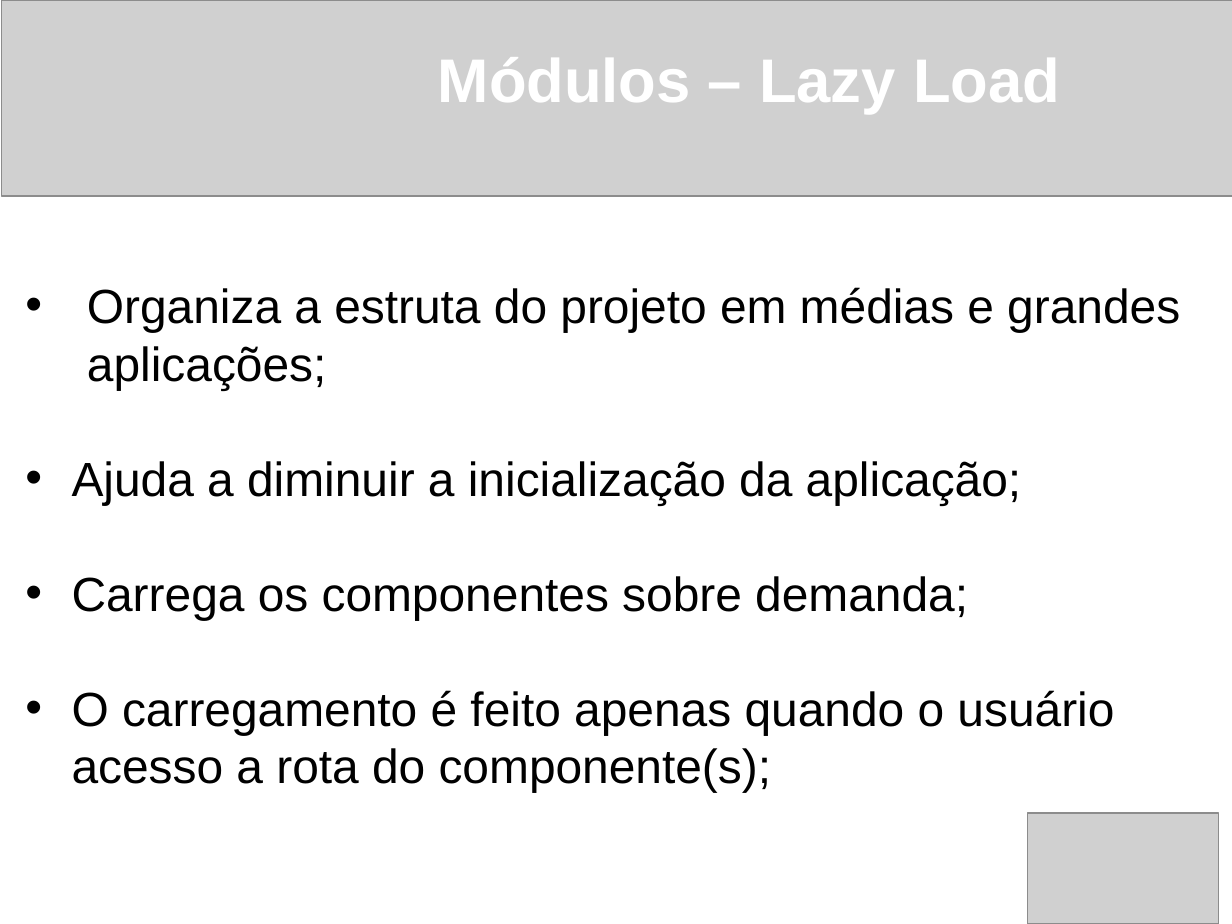
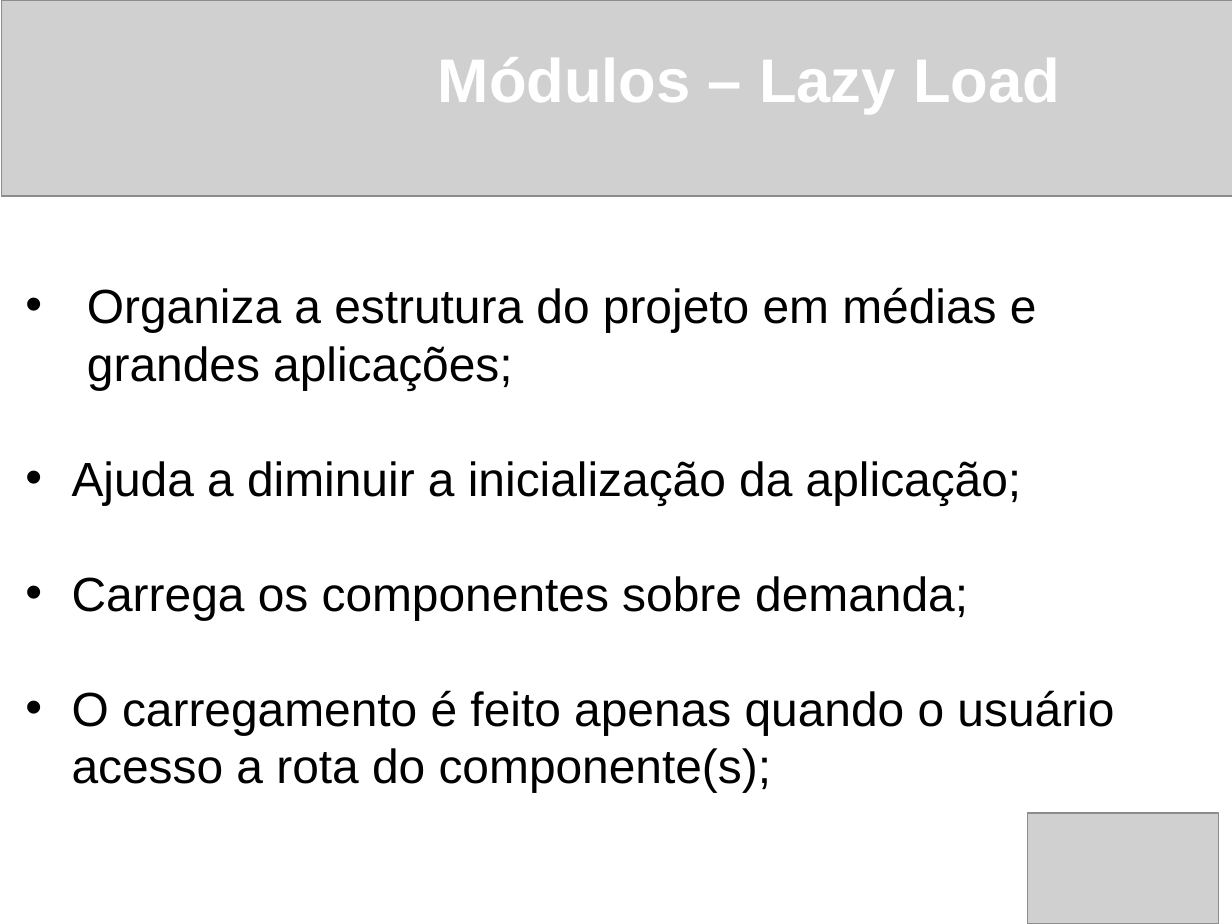
Before and after one commit to odairviol/pic-angular6, a slide deck: slide 2 of Aula 8/PIC Angular - Aula 8 - Módulos.PPTX. Drawn at 1232x924 pixels with LibreOffice and Linux fonts; fonts in the diff are those of the drawing; grey boxes stand for pictures. Boxes give left, top, right and bottom in pixels: in the first picture for what was removed or moved away, otherwise in the second. Text is boxed around its words. In the diff, an @@ line names an element or a change of style, - is before the commit and + after.

Commit message:
Atualização material aula 8

```diff
--- a/Aula 8/PIC Angular - Aula 8 - Módulos.PPTX
+++ b/Aula 8/PIC Angular - Aula 8 - Módulos.PPTX
@@ text at (87, 287, 1037, 390): text changed @@
-• Organiza a estruta do projeto em médias e grandes aplicações;
+• Organiza a estrutura do projeto em médias e grandes aplicações;
```
